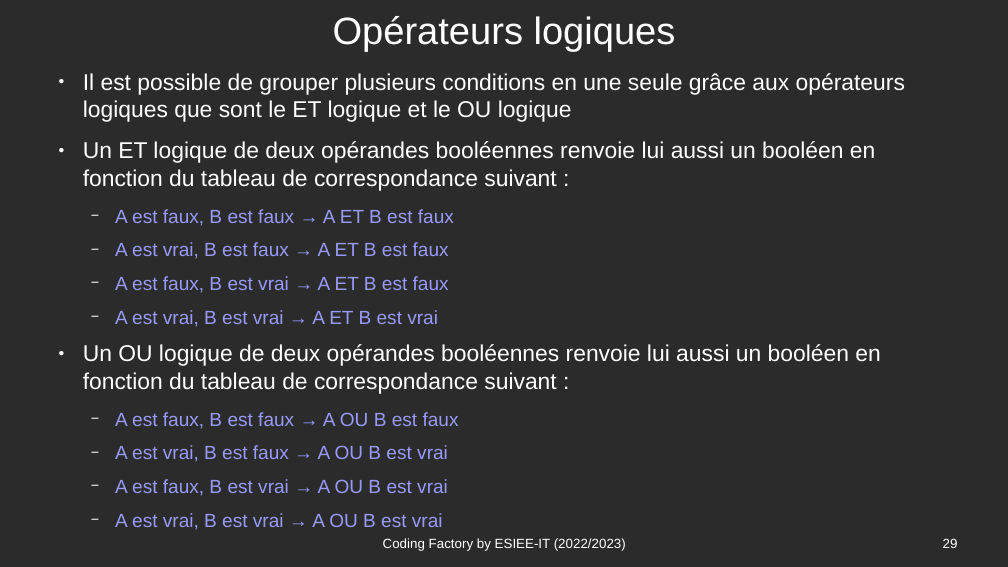
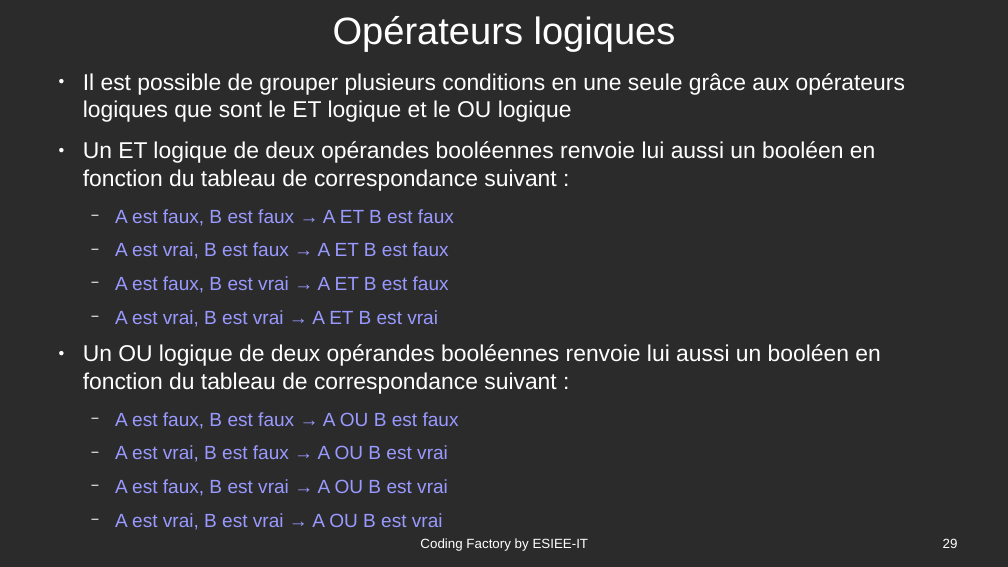
Before and after one commit to Romuald78/codingdojo_studentplugin, a slide deck: slide 29 of resources/doc/piscine_codingfactory-cours.odp. Drawn at 1008x567 pixels with LibreOffice and Linux fonts; fonts in the diff are those of the drawing; background and template pictures are left out; a plain dark background stands for a picture behind light text. Boxes give left, top, right and bottom in pixels: in the first picture for what was removed or moved away, otherwise in the second. Text is boxed around its words. In the diff, an @@ line names an element or a change of style, - is before the commit and + after.

```diff
--- a/resources/doc/piscine_codingfactory-cours.odp
+++ b/resources/doc/piscine_codingfactory-cours.odp
@@ text at bbox=[420, 538, 589, 551]: text changed @@
-Coding Factory by ESIEE-IT (2022/2023)
+Coding Factory by ESIEE-IT
```
Also in this commit, not shown: 57 other slides changed, 1 other file.
